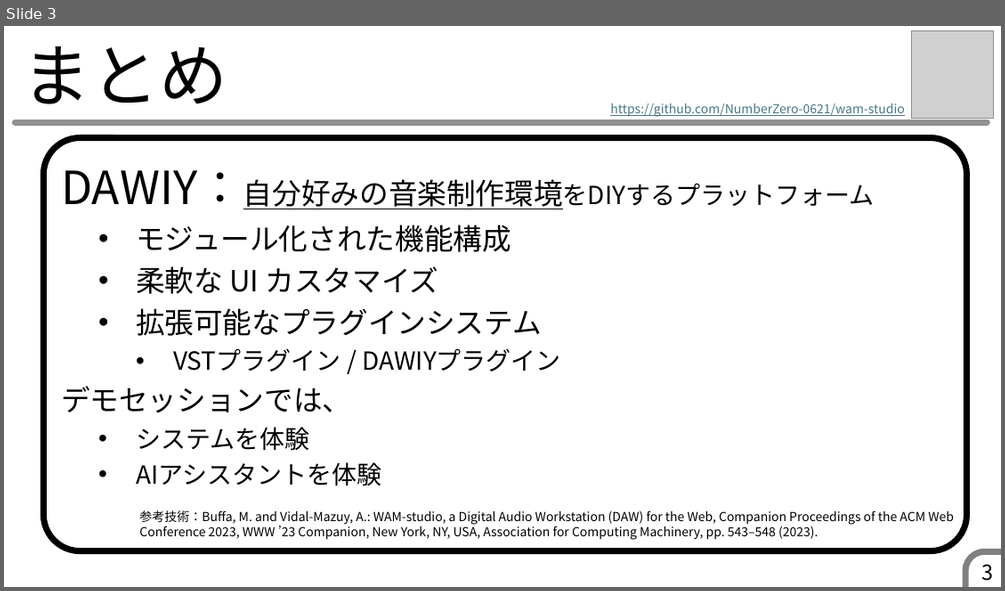
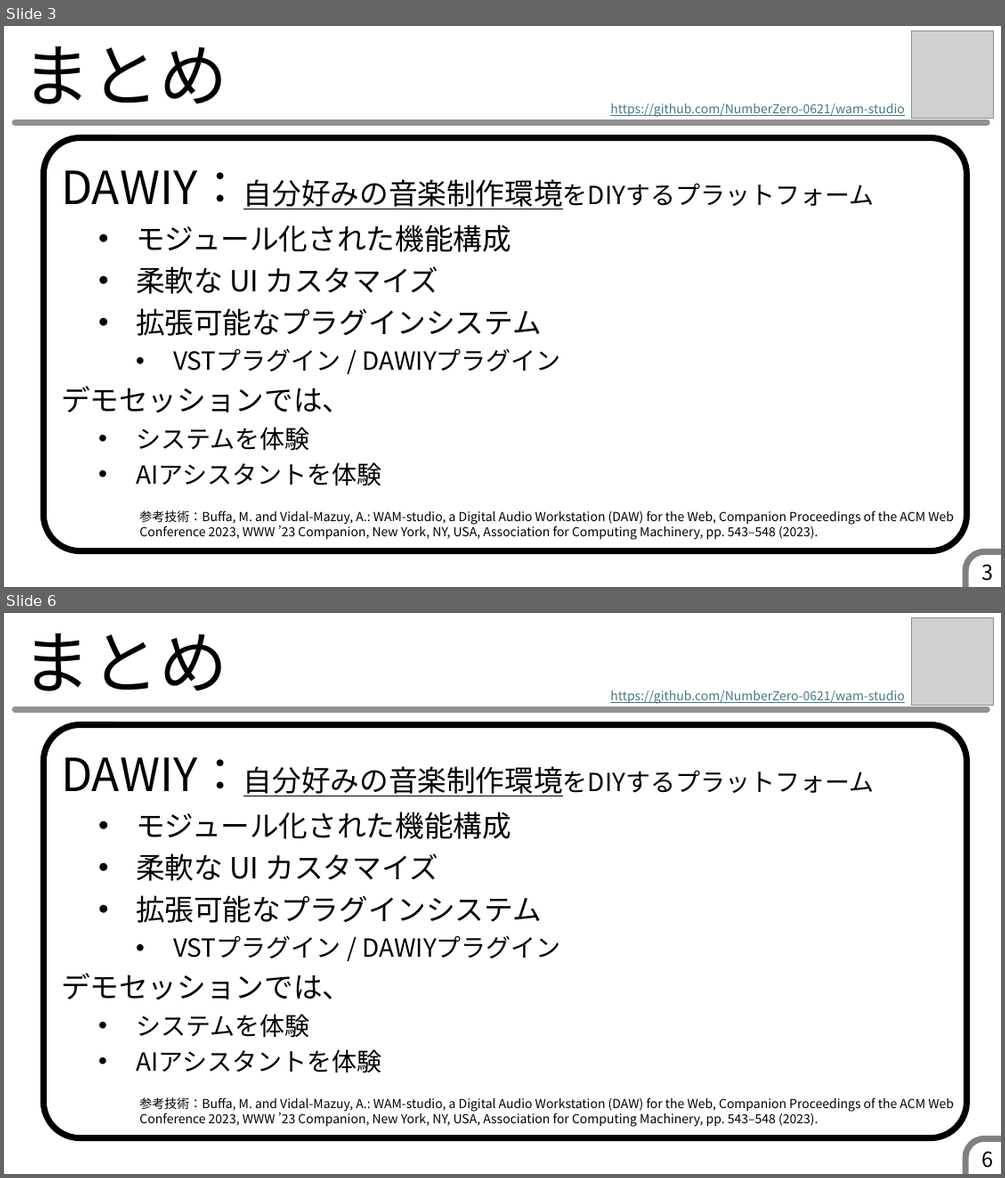
Before and after one commit to muse-studio/pbl2025, a slide deck: 発表スライド・ポスター/EC79_DAWIY_スライド.pptx. Shown one above the other, each under a label of ours: slide 3 before the commit, slides 3 and 6 after it; the slides between them are not shown. The pictures are 1005x591 and 1005x1178 pixels, drawn with LibreOffice and Linux fonts; fonts in the diff are those of the drawing; grey boxes stand for pictures. Boxes give left, top, right and bottom in pixels: in the first picture for what was removed or moved away, otherwise in the second. Text is boxed around its words. In the diff, an @@ line names an element or a change of style, - is before the commit and + after.

```diff
--- a/発表スライド・ポスター/EC79_DAWIY_スライド.pptx
+++ b/発表スライド・ポスター/EC79_DAWIY_スライド.pptx
@@ slide 6 added at <box>4,613,1001,1174</box>, background #FFFFFF; not listed: 2 template elements that a slide beside it also shows @@
@@ title added at <box>23,633,228,691</box>, 66 pt, text #000000 @@
+まとめ
@@ picture added at <box>912,618,994,705</box> @@
@@ text added at <box>610,690,904,704</box>, 12 pt, text #467886, underline @@
+https://github.com/NumberZero-0621/wam-studio
@@ rounded rectangle added at <box>44,724,967,1137</box>, outline #000000 6 pt @@
@@ text added at <box>61,757,874,1073</box>, 28 pt, text #000000 @@
+DAWIY：自分好みの音楽制作環境をDIYするプラットフォーム
+  • モジュール化された機能構成
+  • 柔軟な UI カスタマイズ
+  • 拡張可能なプラグインシステム
+    • VSTプラグイン / DAWIYプラグイン
+デモセッションでは、
+  • システムを体験
+  • AIアシスタントを体験
@@ text added at <box>139,1097,954,1127</box>, 12 pt, text #000000 @@
+参考技術：Buffa, M. and Vidal-Mazuy, A.: WAM-studio, a Digital Audio Workstation (DAW) for the Web, Companion Proceedings of the ACM Web Conference 2023, WWW ’23 Companion, New York, NY, USA, Association for Computing Machinery, pp. 543–548 (2023).
@@ page number added at <box>982,1151,994,1167</box>, 20 pt, text #000000 @@
+6
```
Also in this commit, not shown: 11 slides changed, 2 other slides added.
